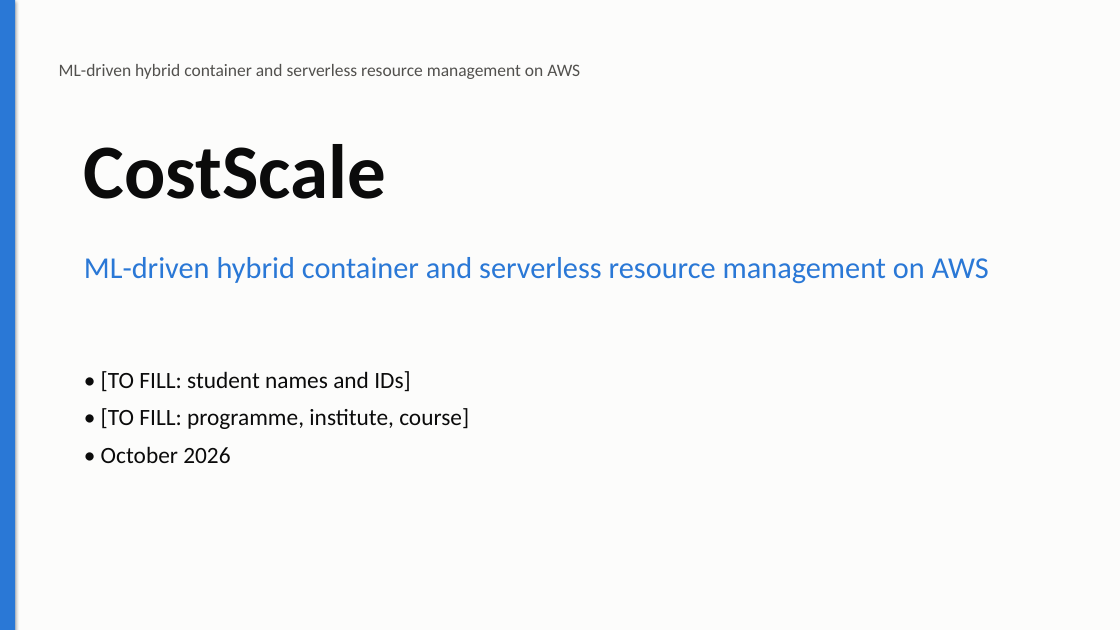
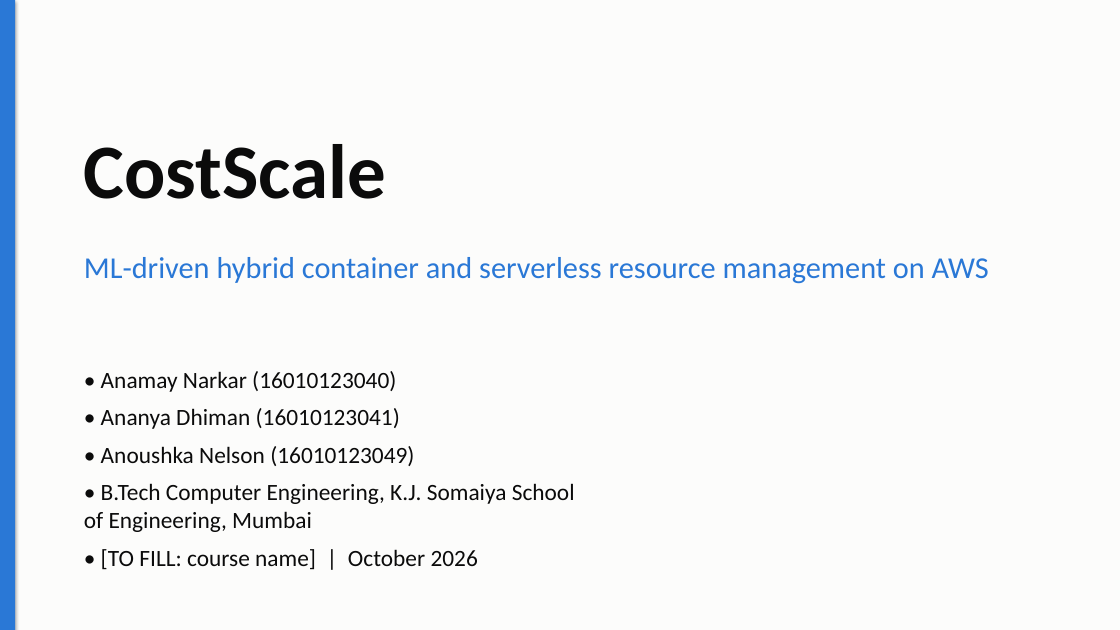
Before and after one commit to AnamayNarkar/acc_lab_ca, a slide deck: slide 1 of ppt/CostScale.pptx. Drawn at 1120x630 pixels with LibreOffice and Linux fonts; fonts in the diff are those of the drawing. Boxes give left, top, right and bottom in pixels: in the first picture for what was removed or moved away, otherwise in the second. Text is boxed around its words. In the diff, an @@ line names an element or a change of style, - is before the commit and + after.

```diff
--- a/ppt/CostScale.pptx
+++ b/ppt/CostScale.pptx
@@ text removed at box(59, 64, 580, 79) @@
-ML-driven hybrid container and serverless resource management on AWS
@@ text at box(84, 371, 575, 570): text changed @@
-• [TO FILL: student names and IDs]
-• [TO FILL: programme, institute, course]
-• October 2026
+• Anamay Narkar (16010123040)
+• Ananya Dhiman (16010123041)
+• Anoushka Nelson (16010123049)
+• B.Tech Computer Engineering, K.J. Somaiya School of Engineering, Mumbai
+• [TO FILL: course name] | October 2026
```
Also in this commit, not shown: 3 other slides changed, 56 other files.
